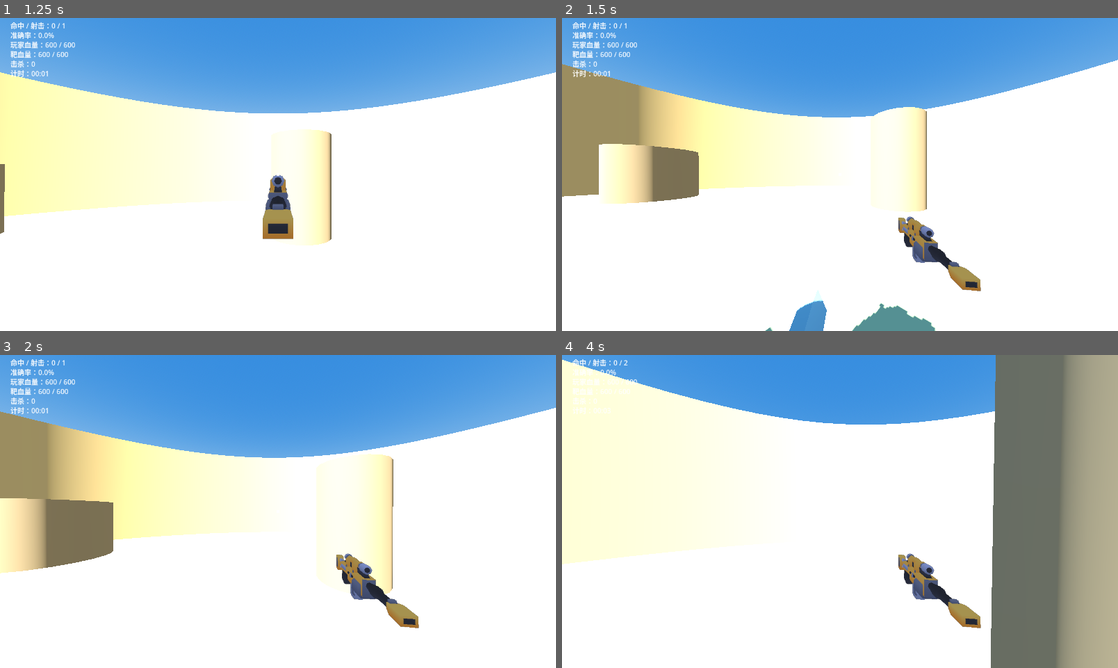
Above: before the commit, frames 1-4 (two rows, left to right).
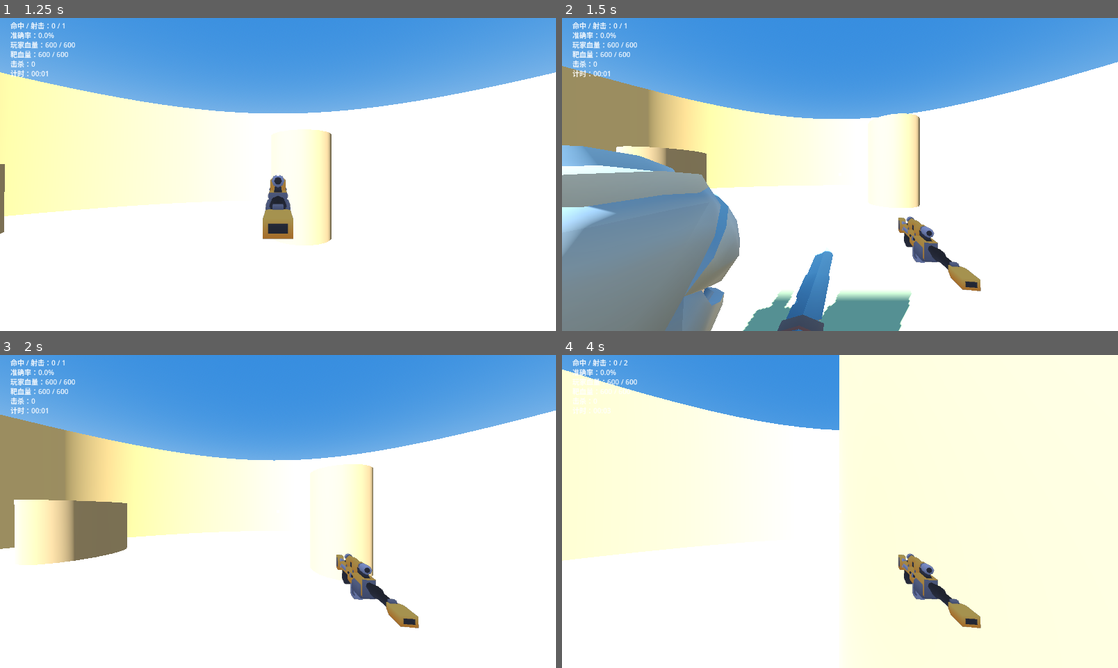
Above: after the commit, the same moments.

Repository: sefFumyc/Aimtrainer_ApexLegends
Game: Godot game, scene res://src/scenes/main.tscn
Same seed, same stepped clock (60 frames per second), same inputs: the game is played once before the commit and once after it.
Inputs (mouse positions are in pixels of both pictures, inside the frame that each line leads up to):
- Up to frame 1 (1.25 s): tap Enter at 0.5 s; move the mouse to (305, 174) at 0.52 s; hold W (move_forward) from 0.53 s (still down); hold Right mouse button (ads) from 0.53 s (still down); click (305, 174) at 0.67 s; tap Space (jump) at 0.77 s
- Up to frame 2 (1.5 s): keep holding W (move_forward); move the mouse to (812, 174) at 1.27 s; release Right mouse button (ads) at 1.28 s; right-click (812, 174) at 1.35 s
- Up to frame 3 (2 s): keep holding W (move_forward); tap Space (jump) at 1.52 s
- Up to frame 4 (4 s): keep holding W (move_forward); move the mouse to (851, 505) at 2.02 s; hold Ctrl (crouch) 2.03-2.78 s; right-click (851, 505) at 2.3 s; move the mouse to (834, 517) at 2.77 s; click (834, 517) at 2.85 s; tap Space (jump) at 3.02, 3.77 s; right-click (834, 517) at 3.05 s; move the mouse to (878, 514) at 3.52 s; hold Shift (sprint) from 3.53 s (still down); right-click (878, 514) at 3.8 s

Frame 1 is identical in both runs. In frame 2, 22% of the frame differs, in the area x 0-100%, y 13-100%; in frame 3, 8.2%; in frame 4, 50%, in the area x 0-100%, y 0-100%.

Commit message:
靶命中体改用模型自身部件几何，去掉隐形 hitbox
命中判定不再用与可见人形解耦的隐形圆柱+头球：改为把 Knight 模型每个网格在
靶局部空间里的包围盒逐个生成盒碰撞形状，所见即所中——打中盾牌、手臂、腿都算
命中。「体型半径」仍只做水平缩放，身高与瞄准高度不变。爆头改由命中形状所属
部件名（含 head / helmet）判定；模型缺失时保留圆柱+头球兜底。

Diff:
--- a/src/logic/physique.gd
+++ b/src/logic/physique.gd
@@ -1,7 +1,9 @@
 ## 命中判定体型（CONTEXT.md「体型」「体型半径」）。
 ##
-## 总高 72 单位：圆柱形身体（高 60、直径 16）+ 头顶球体（半径 6）；玩家视线高度与头心平齐（66）。
-## ❗ 体型半径只缩放**水平**方向（x/z），身高与头心高度不变——爆头判定面随半径变宽，但瞄准高度不变。
+## 这里的身体圆柱/头球尺寸只在角色模型缺失时作为兜底命中体（target.gd 的
+## `_build_fallback_shapes`）；常态下命中体由模型自身几何构成。总高 72 单位是模型拟合基准，
+## 玩家视线高度与头心平齐（66）。
+## ❗ 体型半径只缩放**水平**方向（x/z），身高不变——命中面随半径变宽，但瞄准高度不变。
 ## 纯逻辑：只放数值与换算，不含碰撞体装配（那是场景的事）。
 
 class_name Physique
--- a/src/scenes/main.gd
+++ b/src/scenes/main.gd
@@ -119,8 +119,6 @@
 	var origin := player.eye_position()
 	var direction := player.aim_direction()
 	var ray := PhysicsRayQueryParameters3D.create(origin, origin + direction * FIRE_RANGE, 1)
-	ray.collide_with_areas = true
-	ray.collide_with_bodies = true
 	ray.exclude = [player.get_rid()]
 	var hit := player.get_world_3d().direct_space_state.intersect_ray(ray)
 
@@ -132,9 +130,8 @@
 		var collider: Object = hit["collider"]
 		if collider is Target:
 			shot_target = collider
-		elif collider is Area3D and collider.get_parent() is Target:
-			shot_target = collider.get_parent()
-			headshot = true
+			# 命中形状所属部件名含 head/helmet 即爆头（靶命中体由模型部件几何构成）
+			headshot = shot_target.is_headshot(hit["shape"])
 
 	if shot_target == null:
 		_play_sound(_shot_audio, SHOT_VOLUME, _shot_pitch())
--- a/src/scenes/target.gd
+++ b/src/scenes/target.gd
@@ -1,8 +1,9 @@
 ## 靶（票 01 第 7 节）：只作为**可命中的受击体**存在，不含 AI。
 ##
-## 命中几何与玩家同构（`Physique`）：身体是圆柱（半径 8、高 60、中心 y=30），
-## 头是球（半径 6、球心 y=66）；「体型半径」只缩放水平方向，身高与头心高度不变。
-## 头部单独挂一个 `Area3D`，射线命中它即判爆头——用节点类型判定，不靠形状下标。
+## 命中体不另开隐形 hitbox，直接用角色模型各部件自身的几何：把每个网格在「靶」局部空间里的
+## 包围盒做成盒子碰撞形状逐个挂上，所见即所中。「体型半径」只缩放水平方向（x/z），身高不变。
+## 爆头靠命中形状所属的部件名判定（名字含 head / helmet），见 `is_headshot`。
+## 模型缺失时回落到程序化圆柱 + 头球，保证靶始终打得中。
 ##
 ## 切片一只做**最简恒定侧移**：沿一个固定轴来回平移，不做躲避、不探测、不开火。
 
@@ -14,17 +15,14 @@
 const STRAFE_SPEED := 70.0 ## 恒定侧移速度
 const STRAFE_RANGE := 80.0 ## 侧移往返的半幅
 
-## KayKit Adventurers（CC0）角色模型（ADR-0007）；缺失时回落到程序化圆柱 + 头球。
-## 只换**可见外形**，命中几何仍是 `Physique` 的圆柱 + 头球（票 01 第 7 节）。
+## KayKit Adventurers（CC0）角色模型（ADR-0007）。
 const MODEL := "res://assets/third_party/kaykit-adventurers/character/Knight.glb"
 const MODEL_FACE_YAW := PI ## 模型朝向与玩家视线相反，转 180° 让它面对玩家
 
+## 判为「头」的部件名关键词（小写包含匹配）。
+const HEAD_PART_KEYWORDS: Array[String] = ["head", "helmet"]
+
 signal died
-
-@onready var body_mesh: MeshInstance3D = $BodyMesh
-@onready var head_mesh: MeshInstance3D = $HeadMesh
-@onready var body_shape: CollisionShape3D = $CollisionShape3D
-@onready var head_area: Area3D = $Head
 
 var hp := MAX_HP
 var alive := false
@@ -35,33 +33,100 @@
 var _dir := 1.0
 var _respawn_left := 0.0
 
+## 本体的全部命中形状（模型部件盒，或模型缺失时的兜底形状）。
+var _hit_shapes: Array[CollisionShape3D] = []
+
 func _ready() -> void:
-	_load_model()
+	_build_hit_body()
 
-## 把角色模型按「总高 72」缩放并落地对齐，替换掉程序化外形。
-func _load_model() -> void:
-	if not ResourceLoader.exists(MODEL):
+## 用模型自身几何建命中体；模型缺失时回落到程序化兜底。
+func _build_hit_body() -> void:
+	var inst := _instantiate_model()
+	if inst == null:
+		_build_fallback_shapes()
 		return
-	var packed := load(MODEL)
-	if not (packed is PackedScene):
-		return
-	var inst: Node3D = (packed as PackedScene).instantiate()
 	var box := _model_aabb(inst)
 	if box.size.y <= 0.0:
 		inst.queue_free()
+		_build_fallback_shapes()
 		return
-	var hi := box.position + box.size
+	# 模型按「总高 72」缩放并落地对齐（可尺寸之外的位置与朝向都由这个 holder 承担）
 	var holder := Node3D.new()
 	holder.name = "Character"
 	holder.scale = Vector3.ONE * (Physique.TOTAL_HEIGHT / box.size.y)
 	holder.rotation = Vector3(0.0, MODEL_FACE_YAW, 0.0)
+	var hi := box.position + box.size
 	inst.position = Vector3(
 		-(box.position.x + hi.x) * 0.5, -box.position.y, -(box.position.z + hi.z) * 0.5
 	)
 	holder.add_child(inst)
 	add_child(holder)
-	body_mesh.visible = false
-	head_mesh.visible = false
+	_add_part_shapes(inst, Transform3D.IDENTITY, holder.transform)
+
+func _instantiate_model() -> Node3D:
+	if not ResourceLoader.exists(MODEL):
+		return null
+	var packed := load(MODEL)
+	if not (packed is PackedScene):
+		return null
+	return (packed as PackedScene).instantiate() as Node3D
+
+## 递归遍历模型，把每个网格在「靶」局部空间里的包围盒做成一个盒子碰撞形状。
+func _add_part_shapes(node: Node, xf: Transform3D, holder_xf: Transform3D) -> void:
+	var local := xf
+	if node is Node3D:
+		local = xf * (node as Node3D).transform
+	if node is MeshInstance3D:
+		_add_box_shape(str(node.name), holder_xf * local * (node as MeshInstance3D).get_aabb())
+	for child in node.get_children():
+		_add_part_shapes(child, local, holder_xf)
+
+func _add_box_shape(part_name: String, box: AABB) -> void:
+	if box.size.x <= 0.0 or box.size.y <= 0.0 or box.size.z <= 0.0:
+		return
+	var shape := BoxShape3D.new()
+	shape.size = box.size
+	var collider := CollisionShape3D.new()
+	collider.name = part_name
+	collider.shape = shape
+	collider.position = box.position + box.size * 0.5
+	add_child(collider)
+	_hit_shapes.append(collider)
+
+## 模型缺失时的兜底命中体：圆柱身体 + 头球，尺寸取 `Physique` 的参考体型。
+func _build_fallback_shapes() -> void:
+	var body := CollisionShape3D.new()
+	body.name = "FallbackBody"
+	var body_shape := CylinderShape3D.new()
+	body_shape.radius = Physique.BODY_RADIUS
+	body_shape.height = Physique.BODY_HEIGHT
+	body.shape = body_shape
+	body.position = Vector3(0.0, Physique.BODY_HEIGHT * 0.5, 0.0)
+	add_child(body)
+	_hit_shapes.append(body)
+
+	var head := CollisionShape3D.new()
+	head.name = "FallbackHead"
+	var head_shape := SphereShape3D.new()
+	head_shape.radius = Physique.HEAD_RADIUS
+	head.shape = head_shape
+	head.position = Vector3(0.0, Physique.HEAD_CENTER_Y, 0.0)
+	add_child(head)
+	_hit_shapes.append(head)
+
+## 射线命中的形状是否属于头部部件——`shape_index` 取自 `intersect_ray` 的 `"shape"`。
+func is_headshot(shape_index: int) -> bool:
+	var owner_id := shape_find_owner(shape_index)
+	if owner_id < 0:
+		return false
+	var collider := shape_owner_get_owner(owner_id)
+	if collider == null:
+		return false
+	var lower := str(collider.name).to_lower()
+	for keyword in HEAD_PART_KEYWORDS:
+		if lower.contains(keyword):
+			return true
+	return false
 
 ## 模型在其父空间里的包围盒（递归累加各网格的 AABB）。
 func _model_aabb(root: Node) -> AABB:
@@ -129,5 +194,5 @@
 	scale = Vector3(s, 1.0, s)
 
 func _set_hittable(on: bool) -> void:
-	body_shape.disabled = not on
-	head_area.collision_layer = 1 if on else 0
+	for collider in _hit_shapes:
+		collider.disabled = not on
--- a/src/scenes/target.tscn
+++ b/src/scenes/target.tscn
@@ -1,53 +1,6 @@
-[gd_scene load_steps=7 format=3]
+[gd_scene load_steps=2 format=3]
 
 [ext_resource type="Script" path="res://src/scenes/target.gd" id="1_target"]
 
-[sub_resource type="StandardMaterial3D" id="StandardMaterial3D_body"]
-albedo_color = Color(0.86, 0.28, 0.20, 1)
-roughness = 0.6
-
-[sub_resource type="StandardMaterial3D" id="StandardMaterial3D_head"]
-albedo_color = Color(0.95, 0.78, 0.22, 1)
-roughness = 0.5
-
-[sub_resource type="CylinderShape3D" id="CylinderShape3D_body"]
-radius = 8.0
-height = 60.0
-
-[sub_resource type="SphereShape3D" id="SphereShape3D_head"]
-radius = 6.0
-
-[sub_resource type="CylinderMesh" id="CylinderMesh_body"]
-material = SubResource("StandardMaterial3D_body")
-top_radius = 8.0
-bottom_radius = 8.0
-height = 60.0
-radial_segments = 20
-
-[sub_resource type="SphereMesh" id="SphereMesh_head"]
-material = SubResource("StandardMaterial3D_head")
-radius = 6.0
-height = 12.0
-radial_segments = 20
-rings = 10
-
 [node name="Target" type="StaticBody3D"]
 script = ExtResource("1_target")
-
-[node name="BodyMesh" type="MeshInstance3D" parent="."]
-transform = Transform3D(1, 0, 0, 0, 1, 0, 0, 0, 1, 0, 30, 0)
-mesh = SubResource("CylinderMesh_body")
-
-[node name="HeadMesh" type="MeshInstance3D" parent="."]
-transform = Transform3D(1, 0, 0, 0, 1, 0, 0, 0, 1, 0, 66, 0)
-mesh = SubResource("SphereMesh_head")
-
-[node name="CollisionShape3D" type="CollisionShape3D" parent="."]
-transform = Transform3D(1, 0, 0, 0, 1, 0, 0, 0, 1, 0, 30, 0)
-shape = SubResource("CylinderShape3D_body")
-
-[node name="Head" type="Area3D" parent="."]
-transform = Transform3D(1, 0, 0, 0, 1, 0, 0, 0, 1, 0, 66, 0)
-
-[node name="HeadShape" type="CollisionShape3D" parent="Head"]
-shape = SubResource("SphereShape3D_head")
Not shown, changed: CONTEXT.md
